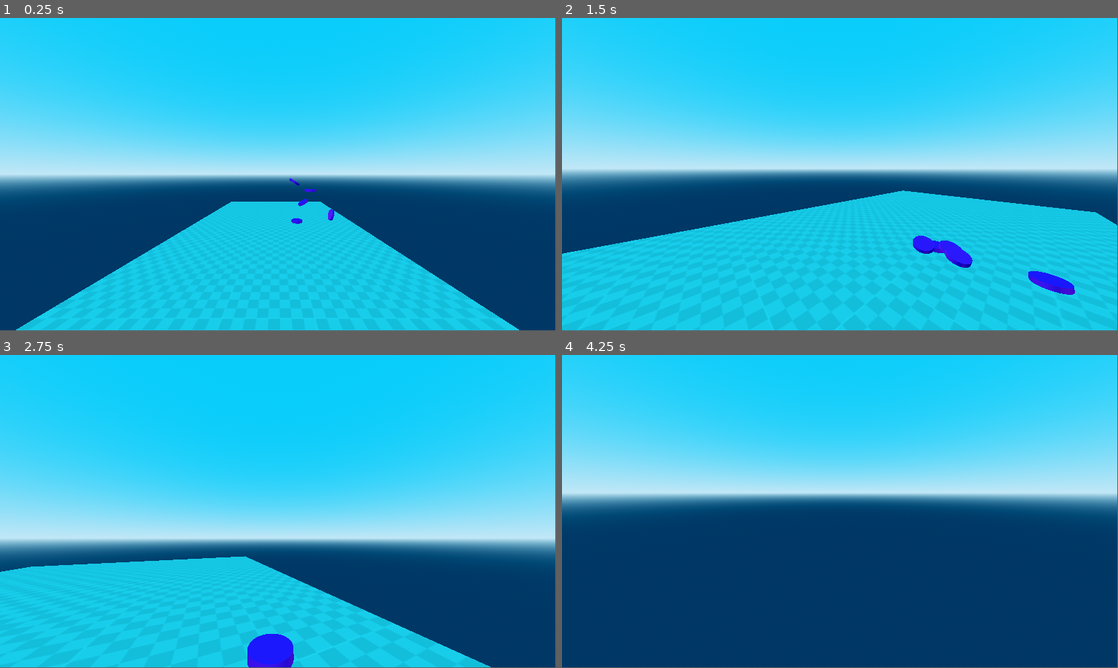
Above: before the commit, frames 1-4 (two rows, left to right).
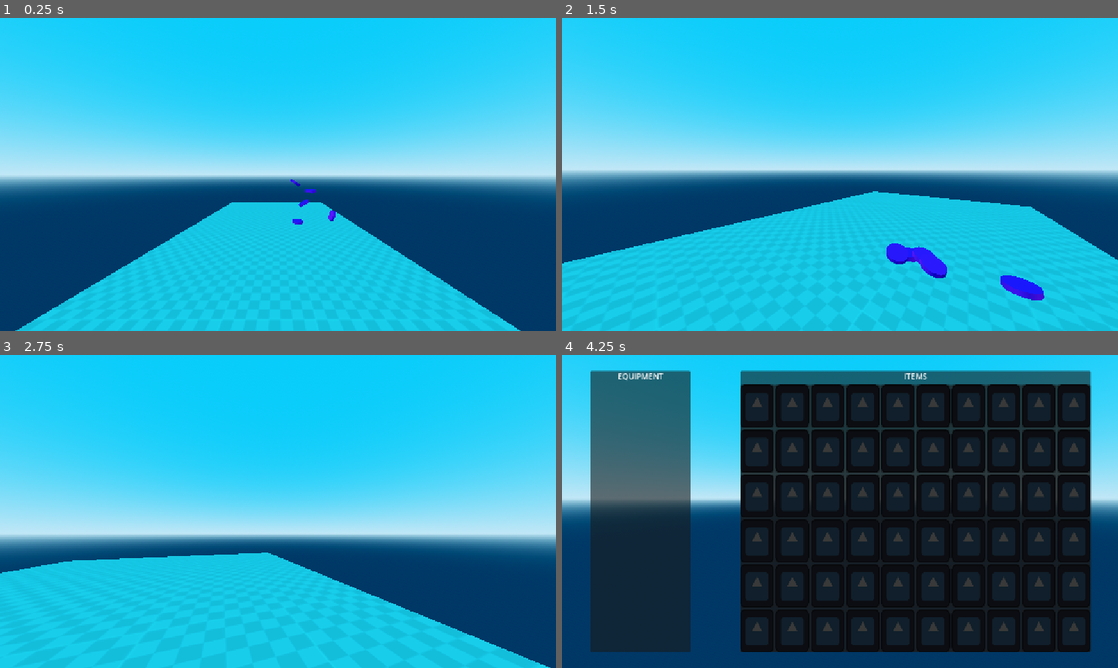
Above: after the commit, the same moments.

Repository: sharkpossum/Hex-Factor
Game: Godot game, scene res://scenes/world/world.tscn
The game is run twice, just before and just after one commit, with the same random seed, the same clock (stepped at 60 frames per second) and the same inputs. The engine's default icon, where the game draws it, is replaced by a stand-in: a white triangle on a blue panel in a dark square.
Inputs (mouse positions are in pixels of both pictures, inside the frame that each line leads up to):
- Up to frame 1 (0.25 s): no input
- Up to frame 2 (1.5 s): move the mouse to (867, 171) at 0.52 s; hold W (forward) from 0.53 s (still down); tap E (interact) at 0.6 s; tap Space (jump) at 0.77 s; move the mouse to (812, 174) at 1.27 s; tap C (crouch) at 1.35 s
- Up to frame 3 (2.75 s): keep holding W (forward); tap Space (jump) at 1.52 s; tap E (interact) at 1.55, 2.1 s; move the mouse to (289, 505) at 2.02 s
- Up to frame 4 (4.25 s): keep holding W (forward); move the mouse to (834, 514) at 2.77 s; tap Shift (sprint) at 2.85 s; tap Space (jump) at 3.02, 3.77 s; tap E (interact) at 3.05, 3.6 s; move the mouse to (878, 514) at 3.52 s; tap Tab (inventory) at 4.15 s
In our replay, the window is 799x449 before the commit and 800x450 after it. These sizes can differ from the game's own. Grey fills any space a smaller window leaves; there, only what the larger window draws over its background counts as a difference.

The runs differ from the first frame. In frame 1, 0.6% of the frame differs, in the area x 0-100%, y 11-100%; in frame 2, 4.2%; in frame 3, 8.6%; in frame 4, 74%, in the area x 0-100%, y 0-95%.

Commit message:
Added inventory UI and component system. Changed state machine to allow for state overrides from other classes. Added inventory UI elements. Moved player Inventory to components also

Diff:
--- a/project.godot
+++ b/project.godot
@@ -25,8 +25,8 @@
 
 [display]
 
-window/size/viewport_width=1920
-window/size/viewport_height=1080
+window/stretch/mode="canvas_items"
+window/stretch/aspect="keep_height"
 
 [input]
 
--- a/scenes/items/resources/Gem.tscn
+++ b/scenes/items/resources/Gem.tscn
@@ -1,7 +1,8 @@
-[gd_scene load_steps=6 format=3 uid="uid://boq0v0dgcd6kk"]
+[gd_scene load_steps=7 format=3 uid="uid://boq0v0dgcd6kk"]
 
 [ext_resource type="Script" uid="uid://co7jhh45ebovi" path="res://scenes/items/Item.gd" id="1_sgbi3"]
-[ext_resource type="Script" uid="uid://dc5hiugqxud7n" path="res://scripts/components/Collect_Component.gd" id="2_0umgs"]
+[ext_resource type="Script" uid="uid://dc5hiugqxud7n" path="res://scripts/components/Collectible_Component.gd" id="2_0umgs"]
+[ext_resource type="Script" uid="uid://8adk86412iwr" path="res://scripts/components/Component_Manager.gd" id="2_g36qw"]
 
 [sub_resource type="ConvexPolygonShape3D" id="ConvexPolygonShape3D_sgbi3"]
 points = PackedVector3Array(-0.221359, 0.05, -0.0414722, 0.221351, 0.05, 0.0414722, 0.214418, 0.05, 0.0691204, -0.1474, …(800 unchanged characters)…
@@ -29,6 +30,9 @@
 mesh = SubResource("CylinderMesh_sgbi3")
 skeleton = NodePath("../..")
 
-[node name="Collect_Component" type="Node" parent="."]
+[node name="ComponentManager" type="Node" parent="."]
+script = ExtResource("2_g36qw")
+
+[node name="Collect_Component" type="Node" parent="ComponentManager"]
 script = ExtResource("2_0umgs")
 metadata/_custom_type_script = "uid://dc5hiugqxud7n"
--- a/scenes/player/player.tscn
+++ b/scenes/player/player.tscn
@@ -11,6 +11,9 @@
 [ext_resource type="Script" uid="uid://df6uony5jsrkw" path="res://scenes/player/states/movement/Crouching.gd" id="6_75vfm"]
 [ext_resource type="Script" uid="uid://bwyryc1isr0m5" path="res://scenes/player/states/interaction/Neutral.gd" id="9_5gtgg"]
 [ext_resource type="Script" uid="uid://cocnkjd2dqw2i" path="res://scenes/player/states/interaction/In_Inventory.gd" id="10_h17s1"]
+[ext_resource type="Script" uid="uid://b02xxwca4h31" path="res://scenes/player/states/movement/In_Menu.gd" id="12_fm80t"]
+[ext_resource type="Script" uid="uid://8adk86412iwr" path="res://scripts/components/Component_Manager.gd" id="13_gx1jg"]
+[ext_resource type="Script" uid="uid://chr7p01seflwc" path="res://scripts/components/Inventory_Component.gd" id="14_ugbui"]
 
 [sub_resource type="CapsuleMesh" id="CapsuleMesh_x7p2l"]
 
@@ -33,12 +36,6 @@
 grow_horizontal = 2
 grow_vertical = 2
 mouse_filter = 1
-
-[node name="InventoryHBox" type="HBoxContainer" parent="PlayerGUI"]
-unique_name_in_owner = true
-layout_mode = 1
-offset_right = 40.0
-offset_bottom = 40.0
 
 [node name="PlayerBody" type="CharacterBody3D" parent="."]
 unique_name_in_owner = true
@@ -64,9 +61,9 @@
 unique_name_in_owner = true
 script = ExtResource("4_lvxji")
 CONFIG = ExtResource("5_je7p5")
-INVENTORY = ExtResource("5_fm80t")
 
 [node name="MovementState" type="Node" parent="." node_paths=PackedStringArray("initial_state")]
+unique_name_in_owner = true
 script = ExtResource("3_gmlin")
 initial_state = NodePath("Walking")
 
@@ -82,6 +79,10 @@
 script = ExtResource("6_75vfm")
 state_speed = 3.0
 state_height = 0.3
+
+[node name="In_Menu" type="Node" parent="MovementState"]
+script = ExtResource("12_fm80t")
+metadata/_custom_type_script = "uid://b02xxwca4h31"
 
 [node name="InteractingState" type="Node" parent="." node_paths=PackedStringArray("initial_state")]
 script = ExtResource("3_gmlin")
@@ -102,5 +103,14 @@
 [node name="In_Inventory" type="Node" parent="InteractingState"]
 script = ExtResource("10_h17s1")
 
+[node name="Component_Manager" type="Node" parent="."]
+script = ExtResource("13_gx1jg")
+metadata/_custom_type_script = "uid://8adk86412iwr"
+
+[node name="Inventory_Component" type="Node" parent="Component_Manager"]
+script = ExtResource("14_ugbui")
+inventory = ExtResource("5_fm80t")
+metadata/_custom_type_script = "uid://chr7p01seflwc"
+
 [connection signal="body_entered" from="InteractingState/Neutral/InteractionArea" to="InteractingState/Neutral" method="_on_interaction_area_body_entered"]
 [connection signal="body_exited" from="InteractingState/Neutral/InteractionArea" to="InteractingState/Neutral" method="_on_interaction_area_body_exited"]
--- a/scenes/player/states/interaction/In_Inventory.gd
+++ b/scenes/player/states/interaction/In_Inventory.gd
@@ -1,15 +1,23 @@
-extends Interaction_State
+extends Player_In_Menu_State
+
+var inventory_menu = preload("res://scenes/player/ui/player_inventory_UI.tscn")
+var menu : player_inventory_ui
 
 func Enter():
-	Input.mouse_mode = Input.MOUSE_MODE_CONFINED
-	player_stats.CAN_MOVE = false
-	player_stats.CAN_LOOK = false
+	super.Enter()
 
-	print(player_stats.INVENTORY.get_items())
+	menu = inventory_menu.instantiate()
+	for c in player.get_meta("components"):
+		if c is Inventory_Component:
+			menu.set_data(c.get_inventory())
+
+	GUI.add_child(menu)
 
 func Exit():
+	menu.queue_free()
+	super.Exit()
 	pass
 
-func Update(delta: float):
+func Update(_delta: float):
 	if Input.is_action_just_pressed("inventory"):
 		Transitioned.emit(self, "neutral")
--- /dev/null
+++ b/scenes/player/states/interaction/In_Menu_State.gd
@@ -0,0 +1,18 @@
+extends Player_Interaction_State
+
+class_name Player_In_Menu_State
+
+@onready var player_movement_state: State_Machine = %MovementState
+
+func Enter():
+	Input.mouse_mode = Input.MOUSE_MODE_CONFINED
+	player_stats.CAN_MOVE = false
+	player_stats.CAN_LOOK = false
+	player_movement_state.override_state("in_menu")
+
+
+func Exit():
+	Input.mouse_mode = Input.MOUSE_MODE_CAPTURED
+	player_stats.CAN_MOVE = true
+	player_stats.CAN_LOOK = true
+	player_movement_state.override_state("walking")
--- a/scenes/player/states/interaction/Interaction_State.gd
+++ b/scenes/player/states/interaction/Interaction_State.gd
@@ -1,7 +1,6 @@
 extends State
-class_name Interaction_State
+class_name Player_Interaction_State
 
 @onready var player_stats = %PlayerStats
 @onready var player = self.owner
 @onready var GUI = %PlayerGUI
-@onready var GUI_inventory_Hbox = %InventoryHBox
--- a/scenes/player/states/interaction/Neutral.gd
+++ b/scenes/player/states/interaction/Neutral.gd
@@ -1,4 +1,4 @@
-extends Interaction_State
+extends Player_Interaction_State
 
 @onready var interaction_area: Area3D = %InteractionArea
 @onready var player_camera: Camera3D = %PlayerCamera
@@ -7,8 +7,6 @@
 
 func Enter():
 	Input.mouse_mode = Input.MOUSE_MODE_CAPTURED
-	player_stats.CAN_MOVE = true
-	player_stats.CAN_LOOK = true
 	interaction_area.reparent(player_camera, false)
 	interaction_area.monitoring = true
 
@@ -16,7 +14,7 @@
 	interaction_area.reparent(self, false)
 	interaction_area.monitoring = false
 
-func Update(delta: float):
+func Update(_delta: float):
 	if Input.is_action_just_pressed("inventory"):
 		Transitioned.emit(self, "in_inventory")
 
@@ -27,11 +25,12 @@
 			if player_camera.position.distance_to(i.position) < player_camera.position.distance_to(interaction_target.position):
 				interaction_target = i
 
+		if Input.is_action_just_pressed("interact"):
+			var components = interaction_target.get_meta("components")
 
-		if Input.is_action_just_pressed("interact"):
-			for child in interaction_target.get_children():
-				if child is Interactible_Component:
-					child.interact_with_source(player)
+			for c in components:
+				if c is Interactible_Component:
+					c.interact_with_source(player)
 
 func _on_interaction_area_body_entered(body: Node3D) -> void:
 	interactibles.append(body.get_parent())
--- /dev/null
+++ b/scenes/player/states/movement/In_Menu.gd
@@ -0,0 +1,3 @@
+extends Player_Movement_State
+
+class_name Player_Movement_In_Menu
--- /dev/null
+++ b/scenes/player/ui/player_inventory_ui.gd
@@ -0,0 +1,15 @@
+extends Control
+
+class_name player_inventory_ui
+
+var item_box_scene = preload("res://scenes/ui/item_box.tscn")
+
+var items: Item_Inventory
+
+func set_data(inventory: Item_Inventory):
+	for i in inventory.capacity:
+		var box = item_box_scene.instantiate()
+		if inventory.get_item(i) != null:
+			box.set_data(i, inventory.get_item(i))
+
+		%PlayerInventoryGrid.add_child(box)
--- /dev/null
+++ b/scenes/player/ui/player_inventory_ui.tscn
@@ -0,0 +1,62 @@
+[gd_scene load_steps=2 format=3 uid="uid://bxrvca68g7dn4"]
+
+[ext_resource type="Script" uid="uid://bnbn575irhtlk" path="res://scenes/player/ui/player_inventory_ui.gd" id="1_llvvi"]
+
+[node name="Player_Inventory_UI" type="Control"]
+layout_mode = 3
+anchor_left = 0.05
+anchor_top = 0.05
+anchor_right = 0.95
+anchor_bottom = 0.95
+grow_horizontal = 2
+grow_vertical = 2
+script = ExtResource("1_llvvi")
+
+[node name="Equipment" type="Panel" parent="."]
+layout_mode = 1
+anchors_preset = -1
+anchor_right = 0.2
+anchor_bottom = 1.0
+
+[node name="EquipmentPanelLabel" type="Label" parent="Equipment"]
+layout_mode = 1
+anchors_preset = 5
+anchor_left = 0.5
+anchor_right = 0.5
+offset_left = -42.5
+offset_right = 42.5
+offset_bottom = 23.0
+grow_horizontal = 2
+text = "EQUIPMENT"
+horizontal_alignment = 1
+
+[node name="Items" type="Panel" parent="."]
+layout_mode = 1
+anchors_preset = -1
+anchor_left = 0.3
+anchor_right = 1.0
+anchor_bottom = 1.0
+
+[node name="ItemsPanelLabel" type="Label" parent="Items"]
+layout_mode = 1
+anchors_preset = 5
+anchor_left = 0.5
+anchor_right = 0.5
+offset_left = -42.5
+offset_right = 42.5
+offset_bottom = 23.0
+grow_horizontal = 2
+text = "ITEMS"
+horizontal_alignment = 1
+
+[node name="PanelContainer" type="PanelContainer" parent="Items"]
+layout_mode = 1
+anchors_preset = -1
+anchor_top = 0.05
+anchor_right = 1.0
+anchor_bottom = 1.0
+
+[node name="PlayerInventoryGrid" type="GridContainer" parent="Items/PanelContainer"]
+unique_name_in_owner = true
+layout_mode = 2
+columns = 10
--- /dev/null
+++ b/scenes/ui/item_box.gd
@@ -0,0 +1,10 @@
+extends Panel
+class_name item_box
+
+var item: Item
+var slot: int
+
+func set_data(new_slot:int, new_item: Node3D):
+	item = new_item
+	slot = new_slot
+	$ItemNameLabel.text = item.name
--- /dev/null
+++ b/scenes/ui/item_box.tscn
@@ -0,0 +1,32 @@
+[gd_scene load_steps=3 format=3 uid="uid://dr5qkjc1mid0g"]
+
+[ext_resource type="Script" uid="uid://bu4pbhwx85ttw" path="res://scenes/ui/item_box.gd" id="1_q0jrs"]
+[ext_resource type="Texture2D" uid="uid://cpo83qx3cy0wu" path="res://icon.svg" id="1_womql"]
+
+[node name="ItemBox" type="Panel"]
+size_flags_horizontal = 3
+size_flags_vertical = 3
+script = ExtResource("1_q0jrs")
+
+[node name="ItemSprite" type="TextureRect" parent="."]
+unique_name_in_owner = true
+modulate = Color(0.223103, 0.223103, 0.223103, 1)
+layout_mode = 1
+anchors_preset = 15
+anchor_right = 1.0
+anchor_bottom = 1.0
+grow_horizontal = 2
+grow_vertical = 2
+texture = ExtResource("1_womql")
+expand_mode = 1
+
+[node name="ItemNameLabel" type="Label" parent="."]
+unique_name_in_owner = true
+layout_mode = 1
+anchors_preset = 15
+anchor_right = 1.0
+anchor_bottom = 1.0
+grow_horizontal = 2
+grow_vertical = 2
+horizontal_alignment = 1
+vertical_alignment = 1
--- a/scripts/Player_Stats.gd
+++ b/scripts/Player_Stats.gd
@@ -9,4 +9,3 @@
 @export var CAN_LOOK: bool = true
 
 @export var CONFIG: Player_Config;
-@export var INVENTORY: Item_Inventory
--- a/scripts/components/Collect_Component.gd
+++ b/scripts/components/Collectible_Component.gd
@@ -1,11 +1,13 @@
 extends Interactible_Component
 
-class_name Collect_Component
+class_name Collectible_Component
 
 # Passes the player data of collector.
 func interact_with_source(player: Node):
-	super.interact_with_source(player)
+	var item_scene = self.owner.duplicate()
 
-	var item_scene = self.owner.duplicate()
-	player.get_stats().INVENTORY.add_item(item_scene)
+	for c in player.get_meta("components"):
+		if c is Inventory_Component:
+			c.get_inventory().add_item(item_scene)
+
 	self.owner.queue_free()
--- /dev/null
+++ b/scripts/components/Component.gd
@@ -0,0 +1,3 @@
+extends Node
+
+class_name Component
--- /dev/null
+++ b/scripts/components/Component_Manager.gd
@@ -0,0 +1,12 @@
+extends Node
+
+class_name Component_Manager
+
+var components: Array[Component] = []
+
+func _ready() -> void:
+	for child in get_children():
+		if child is Component:
+			components.append(child)
+
+	owner.set_meta("components", components)
--- a/scripts/components/Interactible_Component.gd
+++ b/scripts/components/Interactible_Component.gd
@@ -1,9 +1,9 @@
-extends Node
+extends Component
 
 class_name Interactible_Component
 
 func interact():
 	pass
 
-func interact_with_source(source: Node):
+func interact_with_source(_source: Node):
 	pass
--- /dev/null
+++ b/scripts/components/Inventory_Component.gd
@@ -0,0 +1,8 @@
+extends Component
+
+class_name Inventory_Component
+
+@export var inventory: Item_Inventory
+
+func get_inventory() -> Item_Inventory:
+	return inventory
--- a/scripts/resources/Item_Inventory.gd
+++ b/scripts/resources/Item_Inventory.gd
@@ -3,11 +3,14 @@
 class_name Item_Inventory
 
 var slots: Dictionary[int, Item] = {}
-var capacity: int = 10
+var capacity: int = 60
 
 # Returns the item of the specified slot.
 func get_item(slot: int) -> Item:
-	return slots[slot]
+	if slots.has(slot):
+		return slots[slot]
+	else:
+		return null
 
 # Returns all items from the inventory.
 func get_items():
@@ -27,4 +30,10 @@
 
 # Attempts to set an item. If the slot is taken, return the current item.
 func set_item(slot: int, item: Item):
-	pass
+	if slots.has(slot):
+		var old_item = slots[slot]
+		slots[slot] = item
+		return old_item
+	else:
+		slots[slot] = item
+		return null
--- a/scripts/states/State_Machine.gd
+++ b/scripts/states/State_Machine.gd
@@ -34,18 +34,24 @@
 		pass
 	pass
 
+func override_state(new_state_name):
+	change_state(new_state_name)
+	pass
+
 func on_child_transition(state: State, new_state_name):
 	if state != current_state:
 		return
+	change_state(new_state_name)
 
+func change_state(new_state_name: String):
 	var new_state = states.get(new_state_name.to_lower())
 	if !new_state:
 		return
 
 	if current_state:
 		current_state.Exit();
-
 	new_state.Enter();
 
 	current_state = new_state
 	StateChanged.emit(current_state.name)
+	pass
Not shown: 1 places in scenes/player/player.tscn that only renumber resources
Not shown, added: scenes/player/states/interaction/In_Menu_State.gd.uid
Not shown, added: scenes/player/states/movement/In_Menu.gd.uid
Not shown, added: scenes/player/ui/player_inventory_ui.gd.uid
Not shown, added: scenes/ui/item_box.gd.uid
Renamed: scripts/components/Collect_Component.gd.uid -> scripts/components/Collectible_Component.gd.uid
Not shown, added: scripts/components/Component.gd.uid
Not shown, added: scripts/components/Component_Manager.gd.uid
Not shown, added: scripts/components/Inventory_Component.gd.uid
